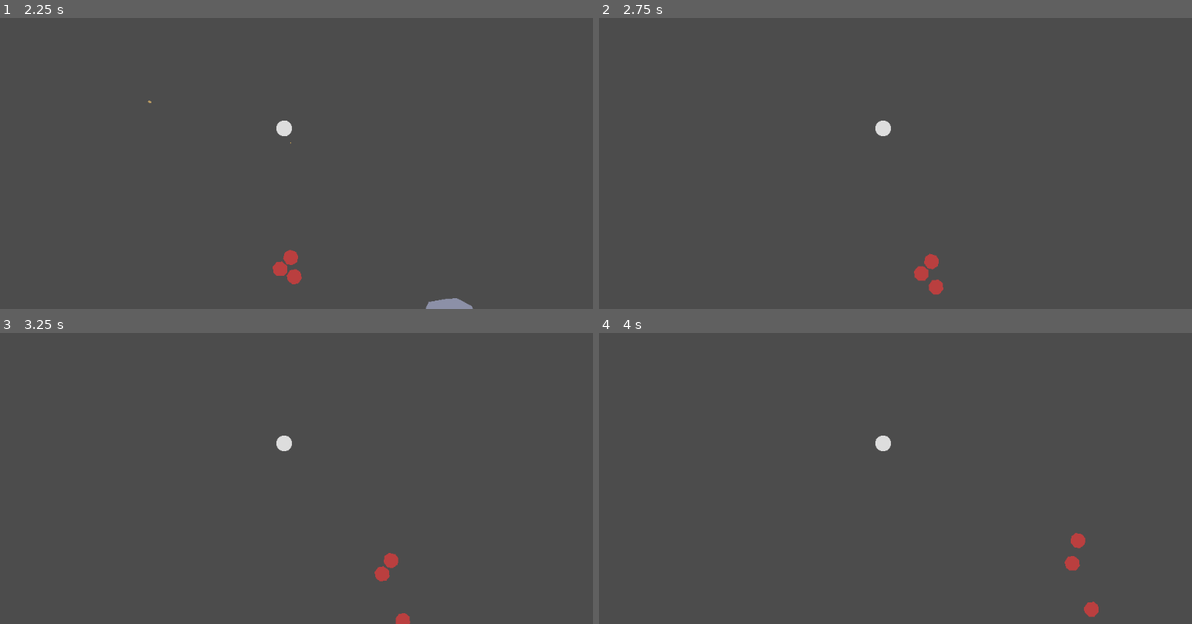
Above: before the commit, frames 1-4 (two rows, left to right).
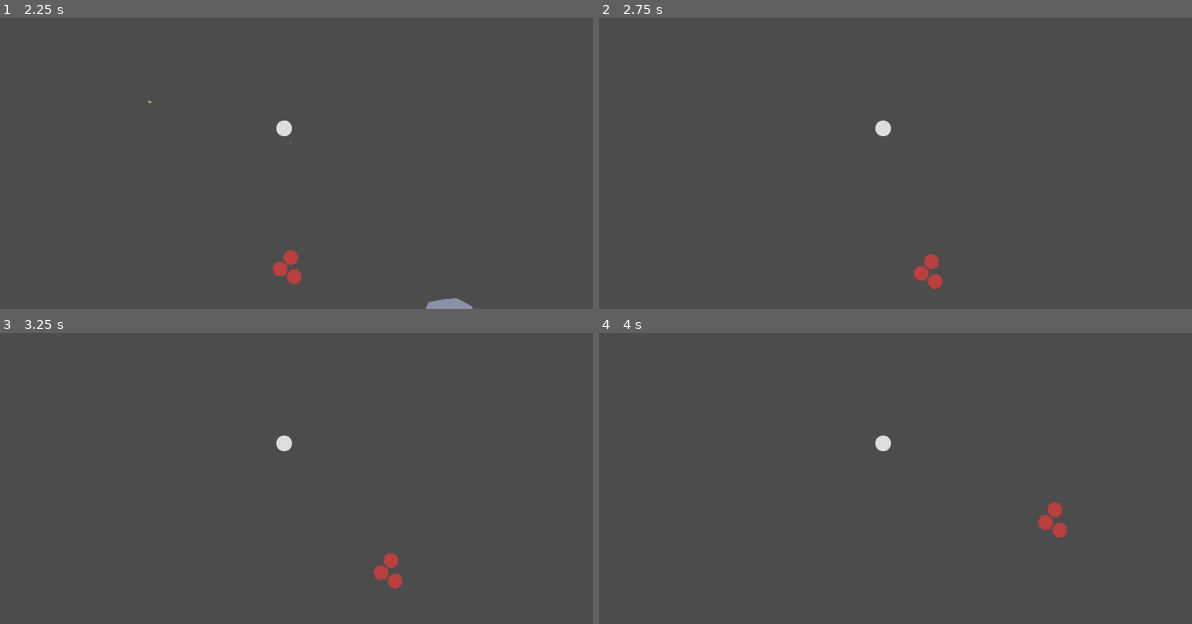
Above: after the commit, the same moments.

Repository: JeanShark-dev/godot-rock-survival
Game: Godot game, scene res://Main.tscn
Same seed, same stepped clock (60 frames per second), same inputs: the game is played once before the commit and once after it.
Inputs (mouse positions are in pixels of both pictures, inside the frame that each line leads up to):
- Up to frame 1 (2.25 s): move the mouse to (254, 201) at 0.52 s; hold W (gp_up) 0.53-2.03 s; click (254, 201) at 0.6 s; move the mouse to (468, 183) at 1.27 s; click (468, 183) at 1.35 s; move the mouse to (100, 73) at 2.02 s; hold A (gp_left) from 2.03 s (still down); click (100, 73) at 2.1 s
- Up to frame 2 (2.75 s): keep holding A (gp_left)
- Up to frame 3 (3.25 s): keep holding A (gp_left); move the mouse to (314, 443) at 2.77 s; click (314, 443) at 2.85 s
- Up to frame 4 (4 s): move the mouse to (788, 353) at 3.52 s; release A (gp_left) at 3.53 s; hold S (gp_down) from 3.53 s (still down); click (788, 353) at 3.6 s

Frame 1 is identical in both runs. In frame 2, 0.1% of the frame differs, in the area x 53-59%, y 83-95%; in frame 3, 0.2%; in frame 4, 0.6%, in the area x 74-85%, y 58-98%.

Commit message:
enemy vision
enemies see farþer

Diff:
--- a/swarm.tscn
+++ b/swarm.tscn
@@ -5,7 +5,7 @@
 [sub_resource type="CircleShape2D" id=1]
 
 [sub_resource type="CircleShape2D" id=2]
-radius = 185.132
+radius = 290.506
 
 [sub_resource type="Gradient" id=3]
 resource_local_to_scene = true
